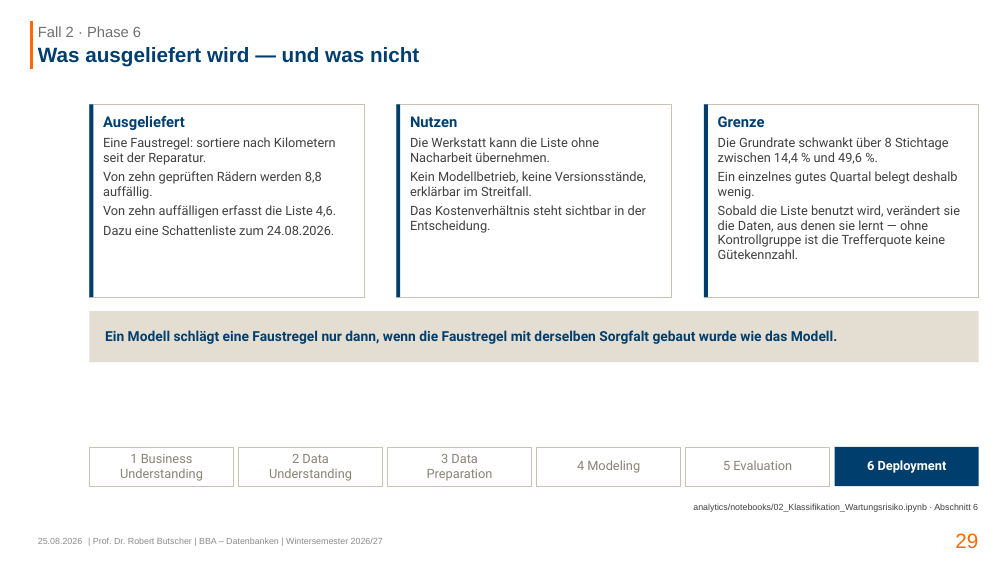
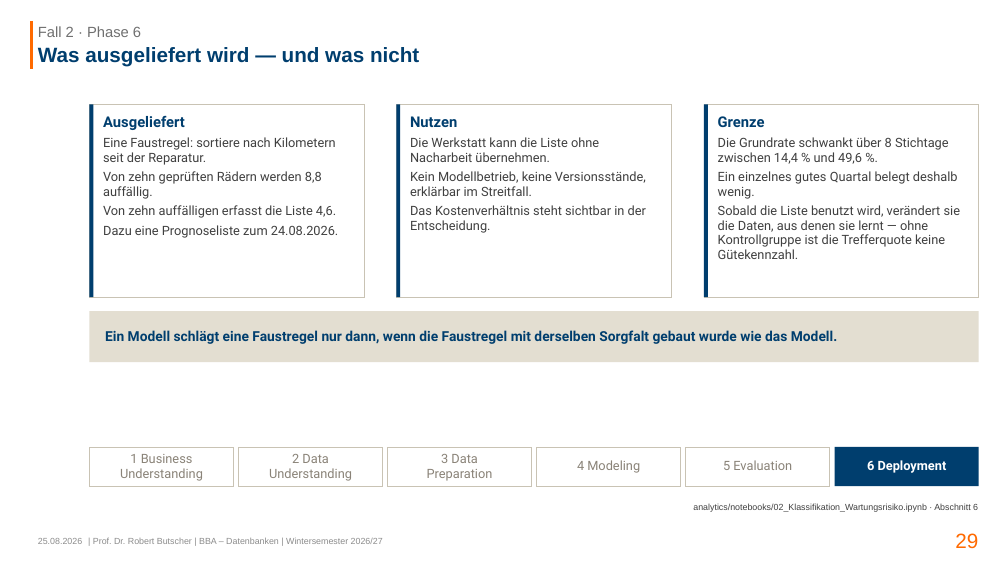
Before and after one commit to swrobuts/velocity-fallstudie, a slide deck: slide 29 of slides/velocity-crispdm.pptx. Drawn at 1008x567 pixels with LibreOffice and Linux fonts; fonts in the diff are those of the drawing. Boxes give left, top, right and bottom in pixels: in the first picture for what was removed or moved away, otherwise in the second. Text is boxed around its words. In the diff, an @@ line names an element or a change of style, - is before the commit and + after.

```diff
--- a/slides/velocity-crispdm.pptx
+++ b/slides/velocity-crispdm.pptx
@@ text at (103,225,338,238): text changed @@
-Dazu eine Schattenliste zum 24.08.2026.
+Dazu eine Prognoseliste zum 24.08.2026.
```
Also in this commit, not shown: 22 other files.
